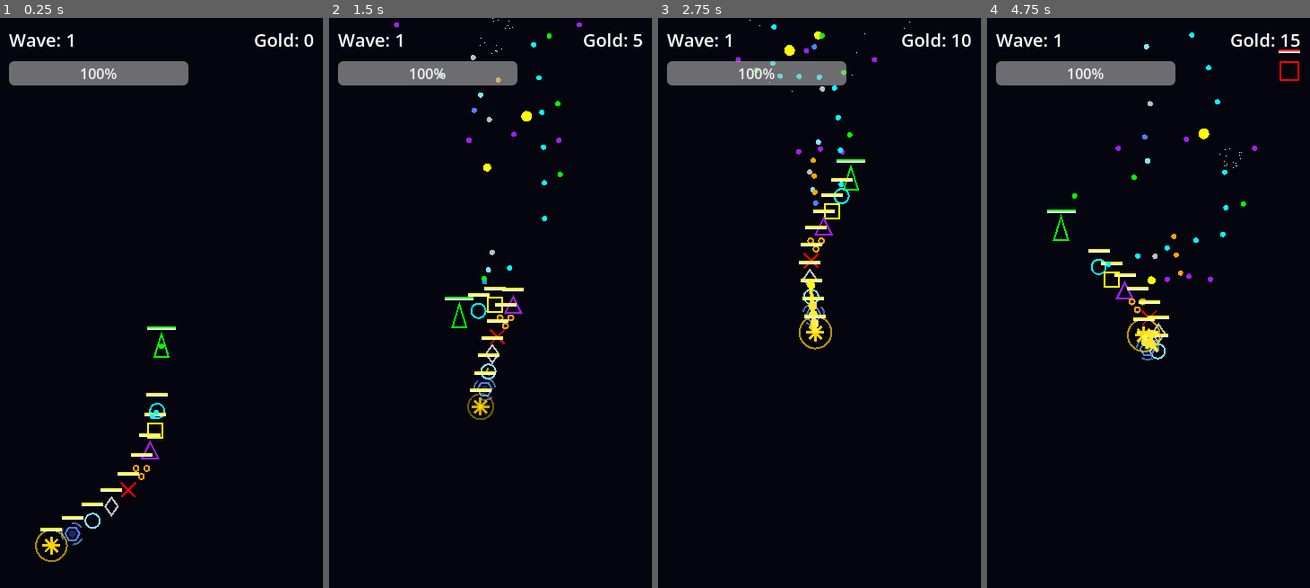
Above: before the commit, frames 1-4 (left to right).
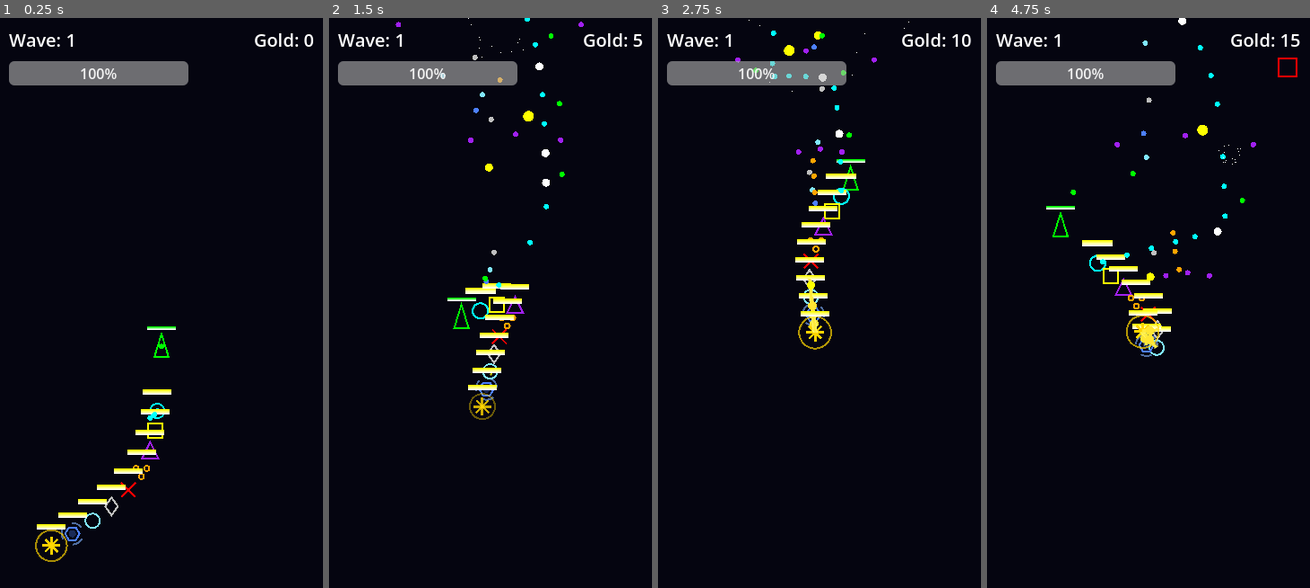
Above: after the commit, the same moments.

Repository: PPG11/NeonFormation
Game: Godot game, scene res://scenes/Main.tscn
The game is run twice, just before and just after one commit, with the same random seed, the same clock (stepped at 60 frames per second) and the same inputs.
Inputs (mouse positions are in pixels of both pictures, inside the frame that each line leads up to):
- Up to frame 1 (0.25 s): no input
- Up to frame 2 (1.5 s): move the mouse to (561, 274) at 0.52 s; move the mouse to (425, 337) at 1.27 s
- Up to frame 3 (2.75 s): move the mouse to (851, 177) at 2.02 s
- Up to frame 4 (4.75 s): move the mouse to (1132, 422) at 2.77 s; move the mouse to (1245, 394) at 3.52 s; move the mouse to (1051, 217) at 4.27 s

The runs differ from the first frame. In frame 1, 0.9% of the frame differs, in the area x 11-54%, y 65-91%; in frame 2, 2.0%; in frame 3, 1.3%; in frame 4, 2.7%, in the area x 18-97%, y 0-61%.

Commit message:
Major Alpha Upgrade: Difficulty, Economy, Merging, and Boss System
- Difficulty & Balance:
    - Buffed STRIKER class (Damage 8->10, Fire Rate 0.1->0.08, added 20% Critical Hit chance).
    - Adjusted enemy scaling to be steeper (HP exponent 1.15->1.20).
- Economy:
    - Verified gold deduction logic in ShopUI and Main.
    - Added debug prints to track transactions.
- Unit Merge Mechanics:
    - Implemented auto-merge for 3 units of same class/level.
    - Added logic to insert merged unit at the lowest index to preserve snake chain order.
- Boss Battle System:
    - Implemented Boss spawning every 5 waves.
    - Added a dedicated top-center Boss HP Bar (TextureProgressBar).
    - Boss adds to 'boss' group for easier tracking.
    - Removed redundant local HP bar on Boss entity.
- Visual Feedback:
    - Added/Improved TextureProgressBar for Player and SnakeBody.
    - Added conditional visibility for Enemy HP bars (only show on damage).
- Code Structure:
    - Modularized Boss HP bar logic in Main.gd.
    - Cleaned up group management.

Co-authored-by: PPG11 <38418801+PPG11@users.noreply.github.com>

Diff:
--- a/scripts/GameBalance.gd
+++ b/scripts/GameBalance.gd
@@ -9,8 +9,10 @@
 # ==================== Snake Body ====================
 @export_group("SnakeBody")
 @export var unit_price: int = 100
-@export var striker_damage: int = 8
-@export var striker_interval: float = 0.1
+@export var striker_damage: int = 10
+@export var striker_interval: float = 0.08
+@export var striker_crit_chance: float = 0.2
+@export var striker_crit_mult: float = 2.0
 @export var heavy_damage: int = 25
 @export var heavy_interval: float = 1.0
 @export var heavy_scale: float = 2.0
@@ -75,10 +77,10 @@
 @export_group("Enemy")
 @export var enemy_base_hp: int = 60
 @export var enemy_hp_per_wave: int = 15
-@export var enemy_hp_exponent: float = 1.15
+@export var enemy_hp_exponent: float = 1.20
 @export var enemy_base_speed: float = 100.0
 @export var enemy_speed_per_wave: float = 5.0
-@export var enemy_speed_exponent: float = 1.02
+@export var enemy_speed_exponent: float = 1.03
 @export var enemy_bullet_damage: int = 10
 @export var shooter_fire_interval: float = 1.2
 
--- a/scripts/Main.gd
+++ b/scripts/Main.gd
@@ -18,7 +18,7 @@
 var _spawn_timer: Timer
 var _player: Node2D
 var _shop_ui: CanvasLayer
-var _boss_hp_bar: ProgressBar
+var _boss_hp_bar: TextureProgressBar
 @onready var _camera: Camera2D = $Camera2D
 @onready var _wave_label: Label = $CanvasLayer/WaveLabel
 @onready var _gold_label: Label = $CanvasLayer/GoldLabel
@@ -49,11 +49,31 @@
             if _shop_ui.has_signal("shop_closed"):
                 _shop_ui.connect("shop_closed", _on_shop_closed)
 
-    _boss_hp_bar = ProgressBar.new()
+    _boss_hp_bar = TextureProgressBar.new()
     _boss_hp_bar.visible = false
-    _boss_hp_bar.size = Vector2(240, 20)
-    _boss_hp_bar.position = Vector2(60, 80)
-    _boss_hp_bar.modulate = Color.RED
+
+    var tex_under = GradientTexture2D.new()
+    tex_under.width = 300
+    tex_under.height = 24
+    tex_under.fill_from = Vector2(0, 0)
+    tex_under.fill_to = Vector2(0, 1)
+    var grad_under = Gradient.new()
+    grad_under.add_point(0.0, Color(0.2, 0.2, 0.2))
+    tex_under.gradient = grad_under
+
+    var tex_prog = GradientTexture2D.new()
+    tex_prog.width = 300
+    tex_prog.height = 24
+    tex_prog.fill_from = Vector2(0, 0)
+    tex_prog.fill_to = Vector2(0, 1)
+    var grad_prog = Gradient.new()
+    grad_prog.add_point(0.0, Color.DARK_RED)
+    grad_prog.add_point(1.0, Color.RED)
+    tex_prog.gradient = grad_prog
+
+    _boss_hp_bar.texture_under = tex_under
+    _boss_hp_bar.texture_progress = tex_prog
+    _boss_hp_bar.position = Vector2(30, 80)
     $CanvasLayer.add_child(_boss_hp_bar)
 
     _spawn_timer = Timer.new()
@@ -79,7 +99,7 @@
     _update_hp_bar()
 
     if _boss_hp_bar.visible:
-        var bosses = get_tree().get_nodes_in_group("enemy")
+        var bosses = get_tree().get_nodes_in_group("boss")
         if bosses.size() > 0:
             var b = bosses[0]
             if "current_hp" in b:
@@ -163,11 +183,15 @@
     start_wave()
 
 func _on_item_purchased(unit_type: int, cost: int) -> void:
-    # 商店已经扣除了金币，这里只需要同步并添加单位
-    gold -= cost
-    _update_ui()
-    if _player != null and _player.has_method("add_body"):
-        _player.call("add_body", unit_type)
+    print("[Main] Item purchased: ", unit_type, " Cost: ", cost, " Current Gold: ", gold)
+    # Ensure we have enough gold (ShopUI checks too, but safe is safe)
+    if gold >= cost:
+        gold -= cost
+        _update_ui()
+        if _player != null and _player.has_method("add_body"):
+            _player.call("add_body", unit_type)
+    else:
+        print("[Main] Error: Not enough gold! Gold: ", gold, " Cost: ", cost)
 
 func _on_shop_closed() -> void:
     next_wave()
--- a/scripts/entities/Boss.gd
+++ b/scripts/entities/Boss.gd
@@ -22,7 +22,7 @@
 var _did_emit: bool = false
 var _base_modulate: Color
 var current_phase: Phase = Phase.PHASE_1
-var _hp_bar: TextureProgressBar
+# _hp_bar removed, handled by Main.gd
 var _laser_particles: CPUParticles2D
 var _aura_particles: CPUParticles2D
 var _circle_bullet_count: int = 0
@@ -32,6 +32,7 @@
     _base_modulate = modulate
     add_to_group("enemy")
     add_to_group("enemy_team")
+    add_to_group("boss")
     monitoring = true
 
     _state_timer = Timer.new()
@@ -44,7 +45,6 @@
     add_child(_shoot_timer)
     _shoot_timer.timeout.connect(_on_shoot_timer_timeout)
 
-    _setup_hp_bar()
     _setup_particles()
     _change_state(State.ENTERING)
 
@@ -56,35 +56,6 @@
         shape.shape = rect
         shape.name = "CollisionShape2D"
         add_child(shape)
-
-func _setup_hp_bar() -> void:
-    _hp_bar = TextureProgressBar.new()
-
-    var tex_under = GradientTexture2D.new()
-    tex_under.width = 100
-    tex_under.height = 8
-    tex_under.fill_from = Vector2(0, 0)
-    tex_under.fill_to = Vector2(0, 1)
-    var grad_under = Gradient.new()
-    grad_under.add_point(0.0, Color(0.2, 0.2, 0.2))
-    tex_under.gradient = grad_under
-
-    var tex_prog = GradientTexture2D.new()
-    tex_prog.width = 100
-    tex_prog.height = 8
-    tex_prog.fill_from = Vector2(0, 0)
-    tex_prog.fill_to = Vector2(0, 1)
-    var grad_prog = Gradient.new()
-    grad_prog.add_point(0.0, Color.DARK_RED)
-    grad_prog.add_point(1.0, Color.RED)
-    tex_prog.gradient = grad_prog
-
-    _hp_bar.texture_under = tex_under
-    _hp_bar.texture_progress = tex_prog
-    _hp_bar.position = Vector2(-50, -60)
-    _hp_bar.max_value = max_hp
-    _hp_bar.value = current_hp
-    add_child(_hp_bar)
 
 func _setup_particles() -> void:
     # 光环粒子效果
@@ -372,8 +343,7 @@
 
 func take_damage(amount: int) -> void:
     current_hp -= amount
-    if _hp_bar:
-        _hp_bar.value = current_hp
+    # Main.gd updates the UI HP bar by reading current_hp
 
     modulate = Color.RED
     var tween := create_tween()
--- a/scripts/entities/Enemy.gd
+++ b/scripts/entities/Enemy.gd
@@ -74,6 +74,7 @@
     _hp_bar.position = Vector2(-12, -24)
     _hp_bar.max_value = max_hp
     _hp_bar.value = current_hp
+    _hp_bar.visible = false
     add_child(_hp_bar)
 
 func _process(delta: float) -> void:
@@ -137,6 +138,7 @@
     current_hp -= amount
     if _hp_bar:
         _hp_bar.value = current_hp
+        _hp_bar.visible = true
     modulate = Color.RED
     var tween := create_tween()
     tween.tween_property(self, "modulate", _base_modulate, 0.1)
--- a/scripts/entities/Player.gd
+++ b/scripts/entities/Player.gd
@@ -163,8 +163,8 @@
 func add_body(unit_type: int) -> void:
     _add_body_internal(unit_type, 1)
 
-func _add_body_internal(unit_type: int, level: int) -> void:
-    var matching_indices = []
+func _add_body_internal(unit_type: int, level: int, insert_index: int = -1) -> void:
+    var matching_indices: Array[int] = []
     for i in range(body_parts.size()):
         var part = body_parts[i]
         if part != null and part.get("unit_type") == unit_type and part.get("level") == level:
@@ -173,15 +173,25 @@
                 break
 
     if matching_indices.size() == 2:
+        # Merge logic: Found 2 existing units + 1 new unit = 3. Merge to next level.
+        # Find the lowest index to maintain chain order.
+        var min_idx = matching_indices[0]
+        if matching_indices[1] < min_idx:
+            min_idx = matching_indices[1]
+
+        if insert_index != -1 and insert_index < min_idx:
+            min_idx = insert_index
+
         matching_indices.sort()
-        matching_indices.reverse()
+        matching_indices.reverse() # Remove from end to avoid shifting issues
         for idx in matching_indices:
             var part = body_parts[idx]
             body_parts.remove_at(idx)
             part.queue_free()
 
         _refresh_body_targets()
-        _add_body_internal(unit_type, level + 1)
+        # Recursively add the higher level unit at the lowest index
+        _add_body_internal(unit_type, level + 1, min_idx)
         return
 
     if body_scene == null:
@@ -189,17 +199,28 @@
     var body := body_scene.instantiate() as Node2D
     if body == null:
         return
-    var target: Node2D = self if body_parts.is_empty() else body_parts.back()
+
     body.set("unit_type", unit_type)
     body.set("level", level)
-    body.set("target", target)
+
+    if insert_index != -1 and insert_index <= body_parts.size():
+        body_parts.insert(insert_index, body)
+    else:
+        body_parts.append(body)
+
     get_tree().current_scene.add_child(body)
     body.tree_exited.connect(_on_body_exited.bind(body))
-    var offset := body.get("follow_offset") as Vector2
-    if offset == null:
-        offset = Vector2.ZERO
-    body.global_position = target.global_transform * offset
-    body_parts.append(body)
+
+    _refresh_body_targets()
+
+    # Initialize position
+    var target = body.get("target")
+    if target != null:
+        var offset := body.get("follow_offset") as Vector2
+        if offset == null:
+            offset = Vector2.ZERO
+        body.global_position = target.global_transform * offset
+
     recalculate_synergies()
 
 func _on_body_exited(body: Node) -> void:
--- a/scripts/entities/SnakeBody.gd
+++ b/scripts/entities/SnakeBody.gd
@@ -112,8 +112,8 @@
     _hp_bar = TextureProgressBar.new()
 
     var tex_under = GradientTexture2D.new()
-    tex_under.width = 24
-    tex_under.height = 4
+    tex_under.width = 32
+    tex_under.height = 6
     tex_under.fill_from = Vector2(0, 0)
     tex_under.fill_to = Vector2(0, 1)
     var grad_under = Gradient.new()
@@ -121,8 +121,8 @@
     tex_under.gradient = grad_under
 
     var tex_prog = GradientTexture2D.new()
-    tex_prog.width = 24
-    tex_prog.height = 4
+    tex_prog.width = 32
+    tex_prog.height = 6
     tex_prog.fill_from = Vector2(0, 0)
     tex_prog.fill_to = Vector2(0, 1)
     var grad_prog = Gradient.new()
@@ -131,7 +131,7 @@
 
     _hp_bar.texture_under = tex_under
     _hp_bar.texture_progress = tex_prog
-    _hp_bar.position = Vector2(-12, -20)
+    _hp_bar.position = Vector2(-16, -24)
     _hp_bar.max_value = max_hp
     _hp_bar.value = current_hp
     add_child(_hp_bar)
@@ -306,15 +306,32 @@
             pass  # Support uses separate timer
 
 func _spawn_bullet(bullet_color: Color, damage: int, scale_factor: float, angle_deg: float) -> void:
+    var final_damage = int(damage * _damage_mult)
+    var final_scale = scale_factor * _size_mult
+    var final_color = bullet_color
+
+    # Critical Hit Logic for Striker
+    if unit_type == ClassType.STRIKER:
+        # Check if critical hit
+        if randf() < balance.striker_crit_chance:
+            final_damage = int(final_damage * balance.striker_crit_mult)
+            final_scale *= 1.5
+            final_color = Color(1.5, 1.5, 1.5) # Bright white
+
+            # Visual kickback
+            var tween = create_tween()
+            tween.tween_property(self, "scale", scale * 1.2, 0.05)
+            tween.tween_property(self, "scale", scale, 0.05)
+
     var bullet := BulletScene.instantiate() as Area2D
     if bullet == null:
         return
-    bullet.set("color", bullet_color)
-    bullet.set("damage", int(damage * _damage_mult))
+    bullet.set("color", final_color)
+    bullet.set("damage", final_damage)
     bullet.set("is_enemy_bullet", false)
     bullet.global_position = global_position
     bullet.rotation = deg_to_rad(angle_deg)
-    bullet.scale = Vector2.ONE * scale_factor * _size_mult
+    bullet.scale = Vector2.ONE * final_scale
     get_tree().current_scene.add_child(bullet)
 
 func _get_shoot_interval() -> float:
--- a/scripts/ui/ShopUI.gd
+++ b/scripts/ui/ShopUI.gd
@@ -87,6 +87,8 @@
     _current_gold -= price
     _purchased[index] = true
 
+    print("[ShopUI] Purchased item ", _options[index], " for ", price, ". Remaining local gold: ", _current_gold)
+
     # 发射购买信号
     emit_signal("item_purchased", _options[index], price)
 
